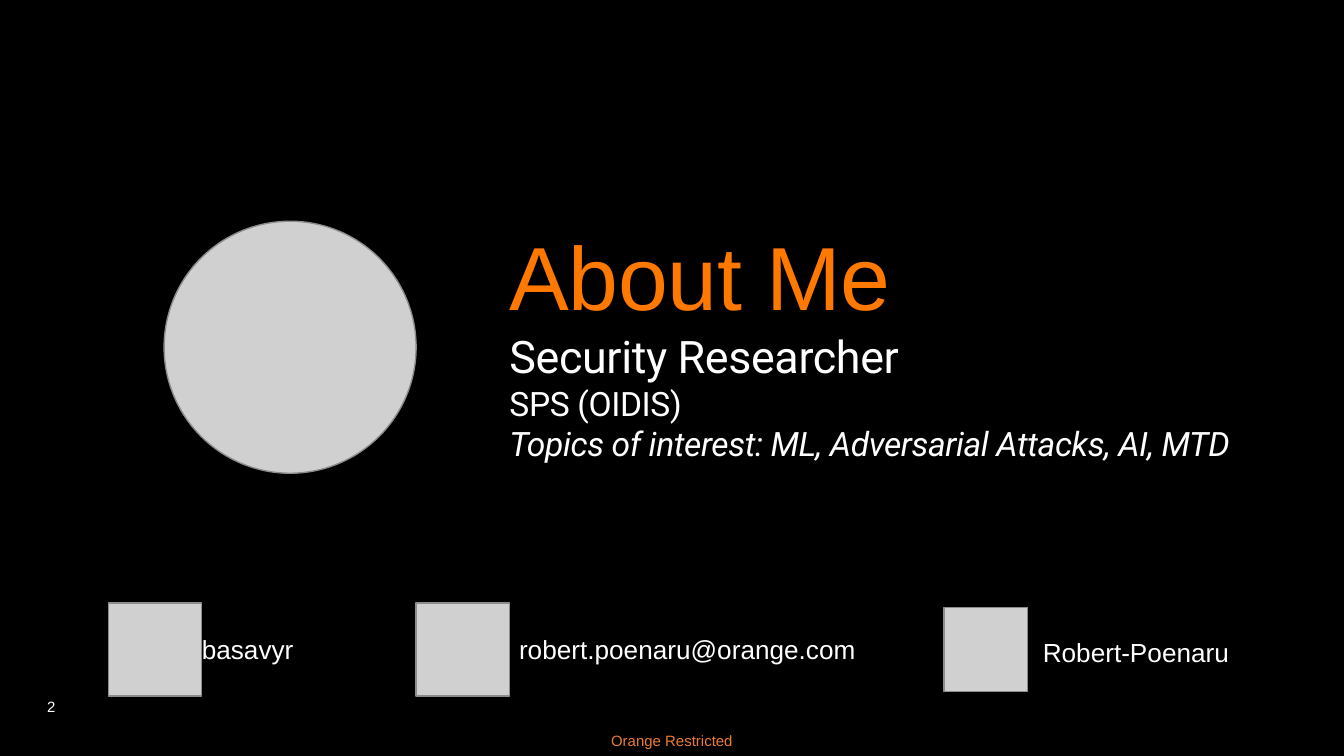
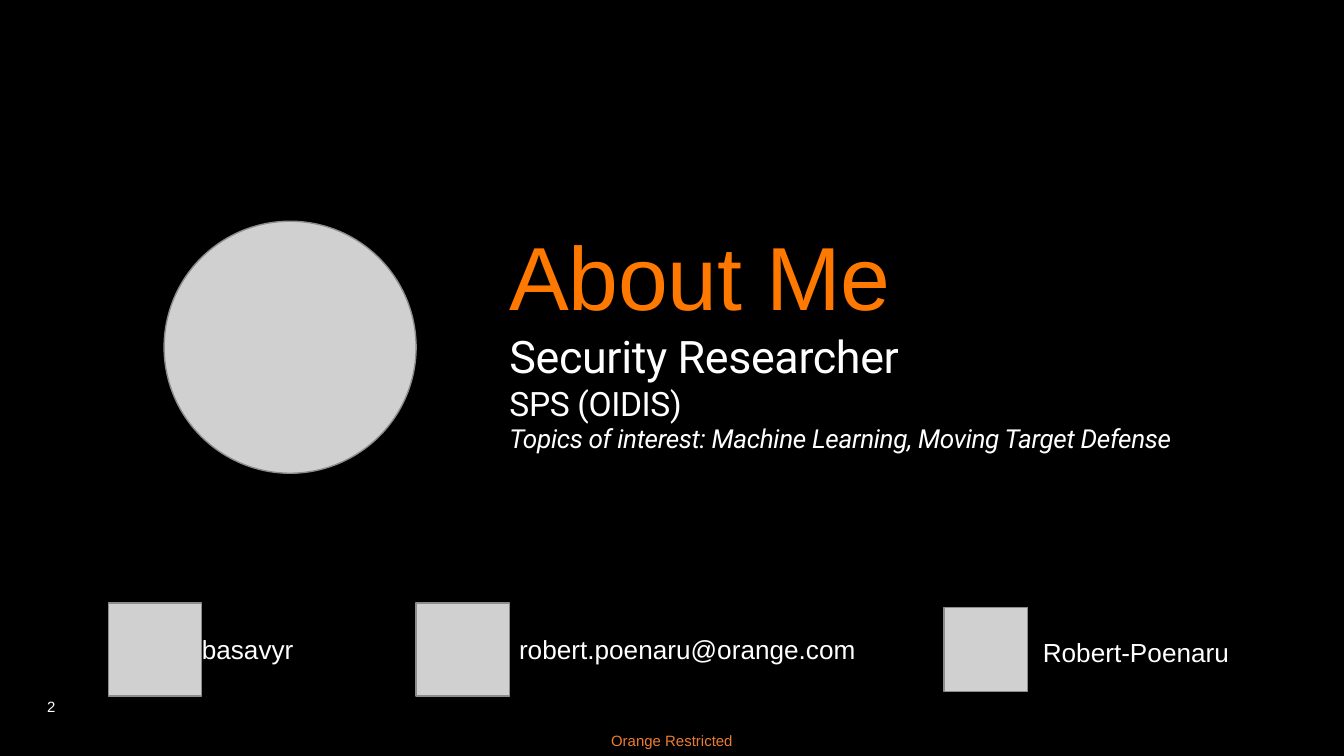
Before and after one commit to basavyr/peft-training, a slide deck: slide 2 of presentation/LORA-RPoenaru.pptx. Drawn at 1344x756 pixels with LibreOffice and Linux fonts; fonts in the diff are those of the drawing; grey boxes stand for pictures. Boxes give left, top, right and bottom in pixels: in the first picture for what was removed or moved away, otherwise in the second. Text is boxed around its words. In the diff, an @@ line names an element or a change of style, - is before the commit and + after.

```diff
--- a/presentation/LORA-RPoenaru.pptx
+++ b/presentation/LORA-RPoenaru.pptx
@@ text at bbox=[509, 428, 1172, 454]: text changed; size 18 to 14 pt @@
-Topics of interest: ML, Adversarial Attacks, AI, MTD
+Topics of interest: Machine Learning, Moving Target Defense
```
Also in this commit, not shown: 3 other slides changed, 2 slides added.
